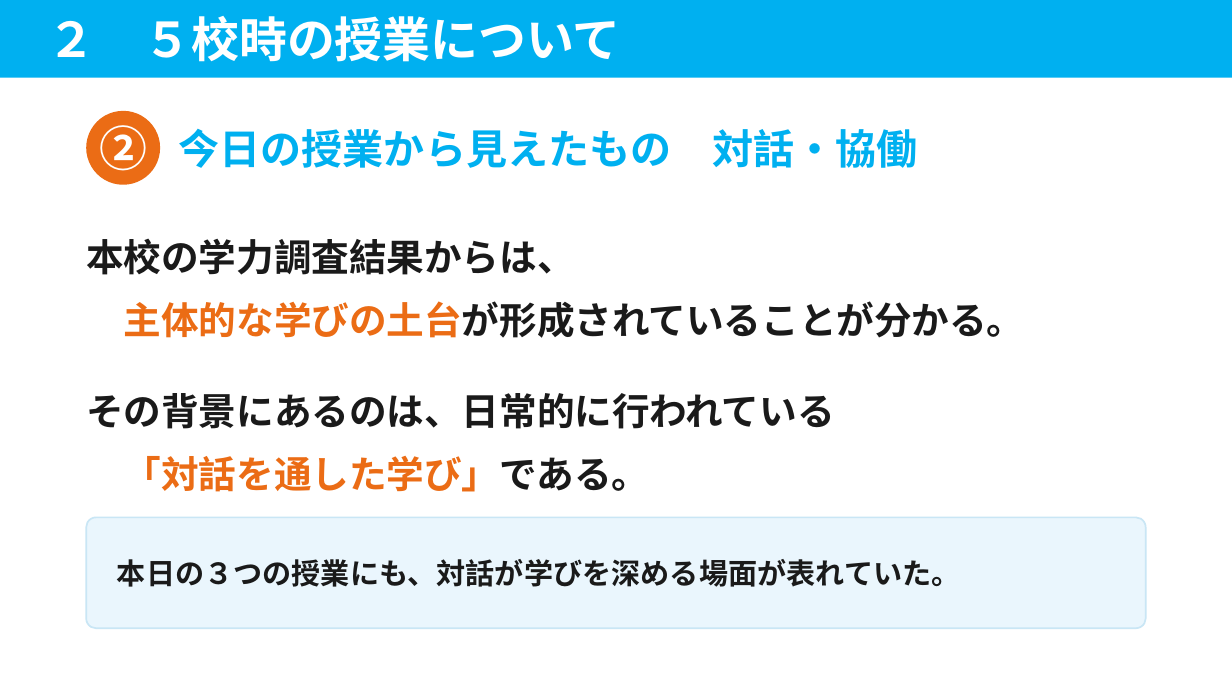
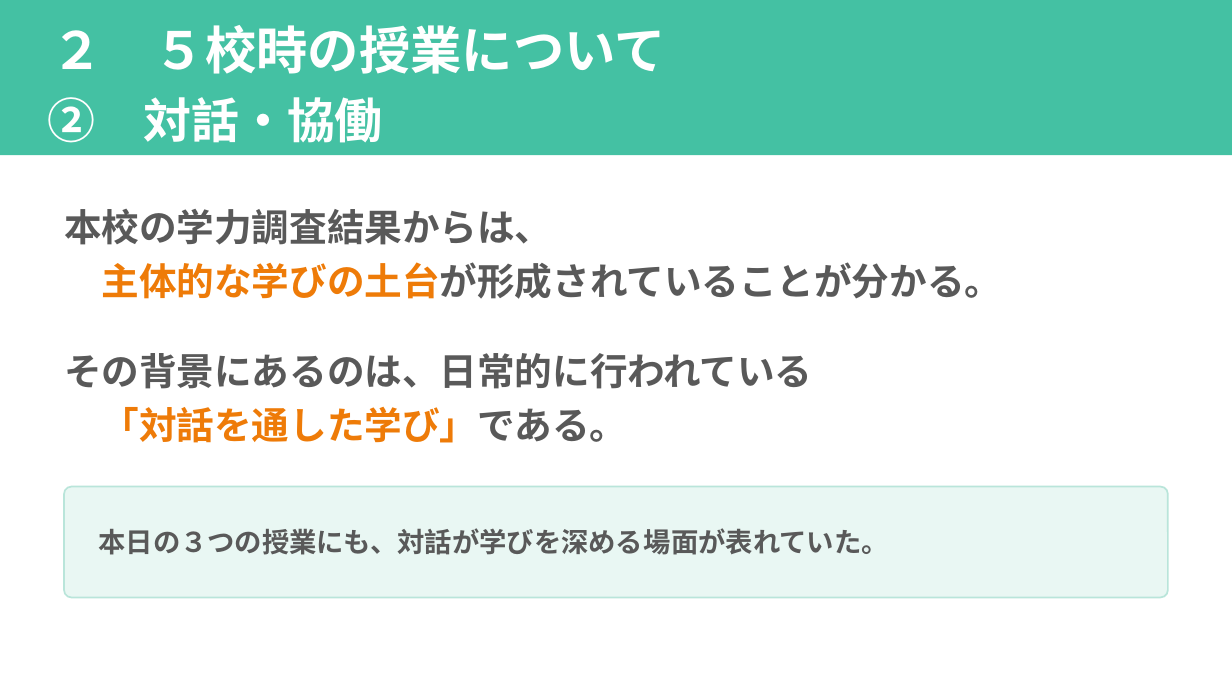
Before and after one commit to contynet730-star/con30, a slide deck: slide 9 of 指導課訪問_みらい青空学園/指導課訪問_５校時指導助言資料_みらい青空学園.pptx. Drawn at 1232x693 pixels with LibreOffice and Linux fonts; fonts in the diff are those of the drawing. Boxes give left, top, right and bottom in pixels: in the first picture for what was removed or moved away, otherwise in the second. Text is boxed around its words. In the diff, an @@ line names an element or a change of style, - is before the commit and + after.

```diff
--- a/指導課訪問_みらい青空学園/指導課訪問_５校時指導助言資料_みらい青空学園.pptx
+++ b/指導課訪問_みらい青空学園/指導課訪問_５校時指導助言資料_みらい青空学園.pptx
@@ rectangle "２ ５校時の授業について": place and size @@
-rectangle "２ ５校時の授業について" at <box>0,0,1232,78</box>
+rectangle "２ ５校時の授業について" at <box>0,0,1232,155</box>
@@ rectangle "２ ５校時の授業について" at <box>0,0,1232,155</box>: fill #00B0F0 to #44C1A3 @@
@@ text in rectangle at <box>51,25,666,74</box>: size 28 to 30 pt in "２ ５校時の授業について"; line spacing 1 to 1.2 @@
@@ text in rectangle at <box>48,97,382,143</box>: paragraph added @@
+② 対話・協働
@@ ellipse removed at <box>86,111,160,185</box> @@
@@ text removed at <box>99,117,147,178</box> @@
-②
@@ text removed at <box>179,129,917,168</box> @@
-今日の授業から見えたもの 対話・協働
@@ text "本校の学力調査結果からは、": place and size @@
-text "本校の学力調査結果からは、" at <box>86,239,1025,338</box>
+text "本校の学力調査結果からは、" at <box>64,209,1003,299</box>
@@ text "本校の学力調査結果からは、" at <box>64,209,1003,299</box>: text colour #1A1A1A to #595959 in "本校の学力調査結果からは、", "主体的な学びの土台が形成されていることが分かる。"; text colour #EB6C15 to #EE7B08 in "主体的な学びの土台が形成されていることが分かる。"; line spacing 1.4 to 1.2 @@
@@ text "その背景にあるのは、日常的に行われている": place and size @@
-text "その背景にあるのは、日常的に行われている" at <box>86,393,835,492</box>
+text "その背景にあるのは、日常的に行われている" at <box>64,353,813,443</box>
@@ text "その背景にあるのは、日常的に行われている" at <box>64,353,813,443</box>: text colour #1A1A1A to #595959 in "その背景にあるのは、日常的に行われている", "「対話を通した学び」である。"; text colour #EB6C15 to #EE7B08 in "「対話を通した学び」である。"; line spacing 1.4 to 1.2 @@
@@ rounded rectangle: place and size @@
-rounded rectangle at <box>86,517,1146,628</box>
+rounded rectangle at <box>64,487,1168,598</box>
@@ rounded rectangle at <box>64,487,1168,598</box>: fill #EAF6FD to #E9F7F3; outline #C9E6F5 1 pt to #B9E5DA 1 pt; proportions changed @@
@@ text "本日の３つの授業にも、対話が学びを深める場面が表れていた。": place and size @@
-text "本日の３つの授業にも、対話が学びを深める場面が表れていた。" at <box>117,559,961,587</box>
+text "本日の３つの授業にも、対話が学びを深める場面が表れていた。" at <box>99,528,889,555</box>
@@ text "本日の３つの授業にも、対話が学びを深める場面が表れていた。" at <box>99,528,889,555</box>: size 17 to 16 pt, text colour #1A1A1A to #595959 @@
```
Also in this commit, not shown: 13 other slides changed, 2 other files.
